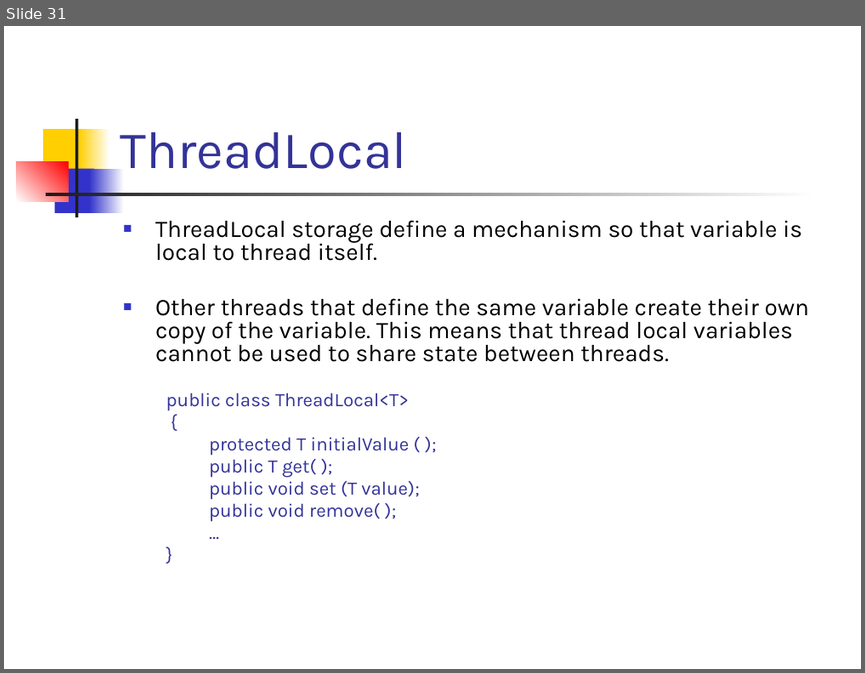
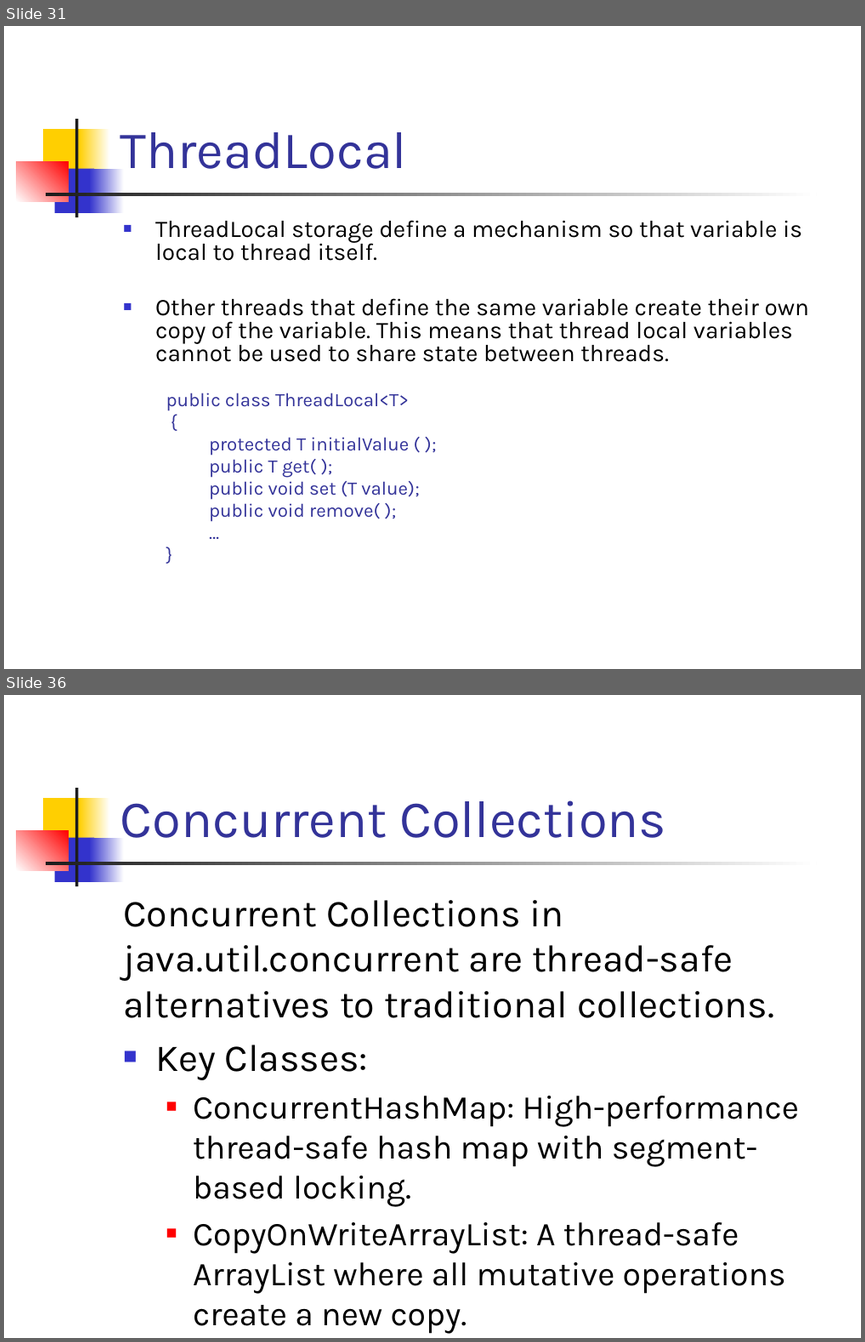
Before and after one commit to SarathaNatraj/MOBILITY-PLATFORM, a slide deck: CORE JAVA/MATERIALS/Java-Threads-and-Synchronization.pptx. Shown one above the other, each under a label of ours: slide 31 before the commit, slides 31 and 36 after it; the slides between them are not shown. The pictures are 865x673 and 865x1342 pixels, drawn with LibreOffice and Linux fonts; fonts in the diff are those of the drawing. Boxes give left, top, right and bottom in pixels: in the first picture for what was removed or moved away, otherwise in the second. Text is boxed around its words. In the diff, an @@ line names an element or a change of style, - is before the commit and + after.

Commit message:
Adding ThreadSafety, Concurrent collections code samples, materials

```diff
--- a/CORE JAVA/MATERIALS/Java-Threads-and-Synchronization.pptx
+++ b/CORE JAVA/MATERIALS/Java-Threads-and-Synchronization.pptx
@@ slide 36 added at (x1=4, y1=695, x2=861, y2=1338), background #FFFFFF; not listed: 7 template elements that a slide beside it also shows @@
@@ title added at (x1=120, y1=800, x2=666, y2=838), 44 pt, text #333399 @@
+Concurrent Collections
@@ text added at (x1=123, y1=900, x2=799, y2=1333), 28 pt, text #000000 @@
+Concurrent Collections in java.util.concurrent are thread-safe alternatives to traditional collections.
+■ Key Classes:
+  ■ ConcurrentHashMap: High-performance thread-safe hash map with segment-based locking.
+  ■ CopyOnWriteArrayList: A thread-safe ArrayList where all mutative operations create a new copy.
```
Also in this commit, not shown: 11 other slides added, 11 other files.
